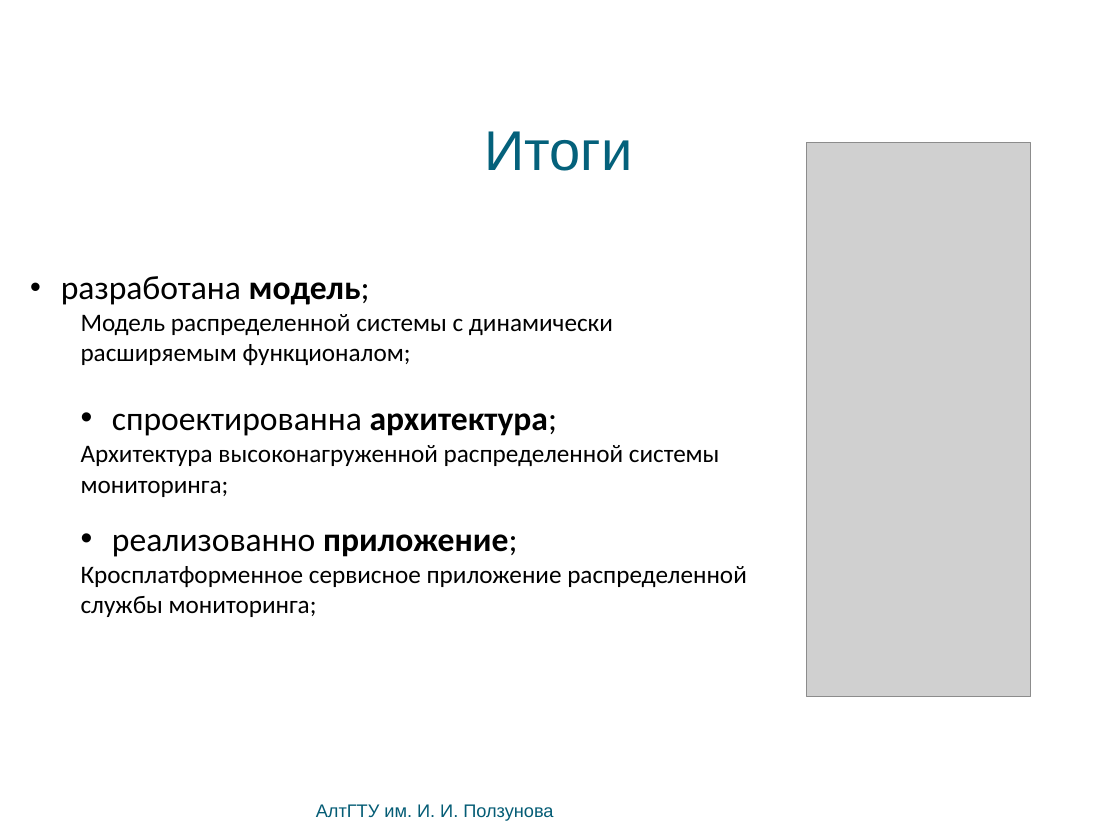
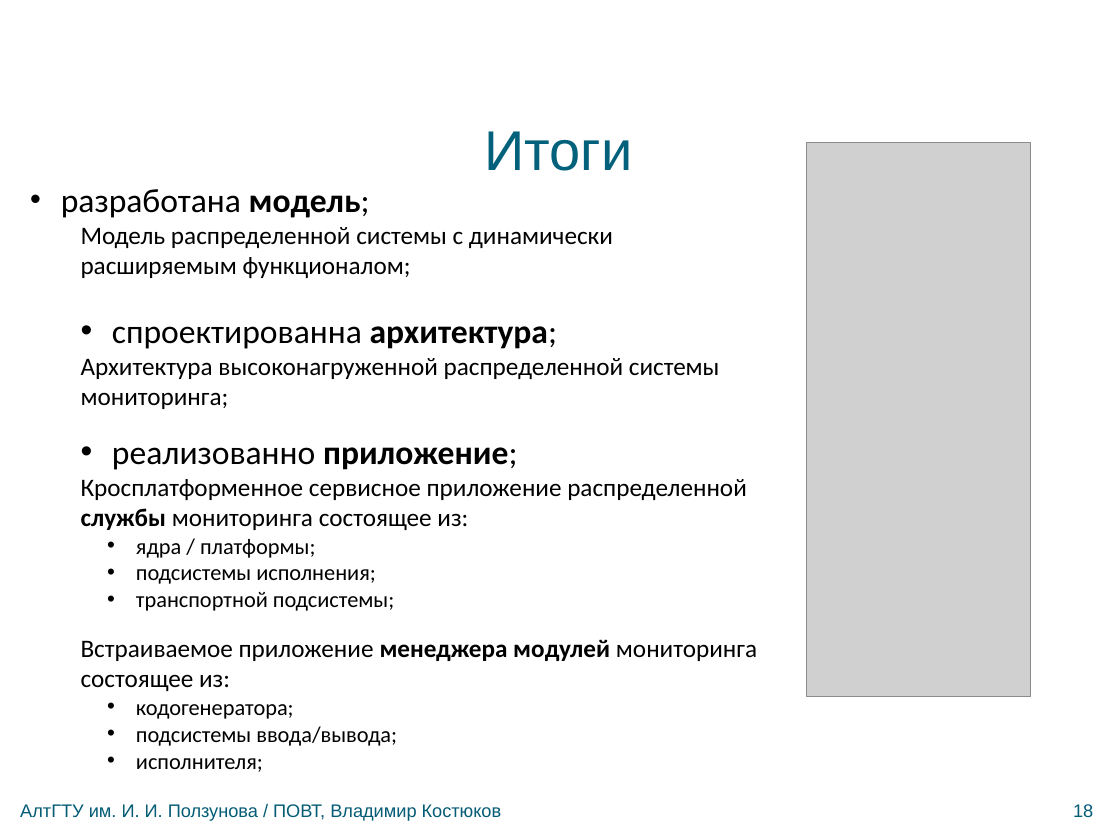
Before and after one commit to bluerain/snoopy, a slide deck: slide 18 of diploma/trunk/ppt/kostyukov.pptx. Drawn at 1120x840 pixels with LibreOffice and Linux fonts; fonts in the diff are those of the drawing; grey boxes stand for pictures; background and template pictures are left out. Boxes give left, top, right and bottom in pixels: in the first picture for what was removed or moved away, otherwise in the second. Text is boxed around its words. In the diff, an @@ line names an element or a change of style, - is before the commit and + after.

```diff
--- a/diploma/trunk/ppt/kostyukov.pptx
+++ b/diploma/trunk/ppt/kostyukov.pptx
@@ text "разработана модель;" moved from (x1=61, y1=276, x2=747, y2=617) to (x1=61, y1=189, x2=757, y2=772) @@
@@ text at (x1=81, y1=479, x2=757, y2=772): text changed @@
-    Кросплатформенное сервисное приложение распределенной службы мониторинга;
+    Кросплатформенное сервисное приложение распределенной службы мониторинга состоящее из:
+      • ядра / платформы;
+      • подсистемы исполнения;
+      • транспортной подсистемы;
+    Встраиваемое приложение менеджера модулей мониторинга состоящее из:
+      • кодогенератора;
+      • подсистемы ввода/вывода;
+      • исполнителя;
@@ text at (x1=20, y1=804, x2=502, y2=821): text changed @@
-АлтГТУ им. И. И. Ползунова
+АлтГТУ им. И. И. Ползунова / ПОВТ, Владимир Костюков
@@ text added at (x1=1073, y1=804, x2=1093, y2=817), 13 pt, text #045C75 @@
+18
```
Also in this commit, not shown: 18 other slides changed, 1 slide added, 1 slide removed, 2 other files.
